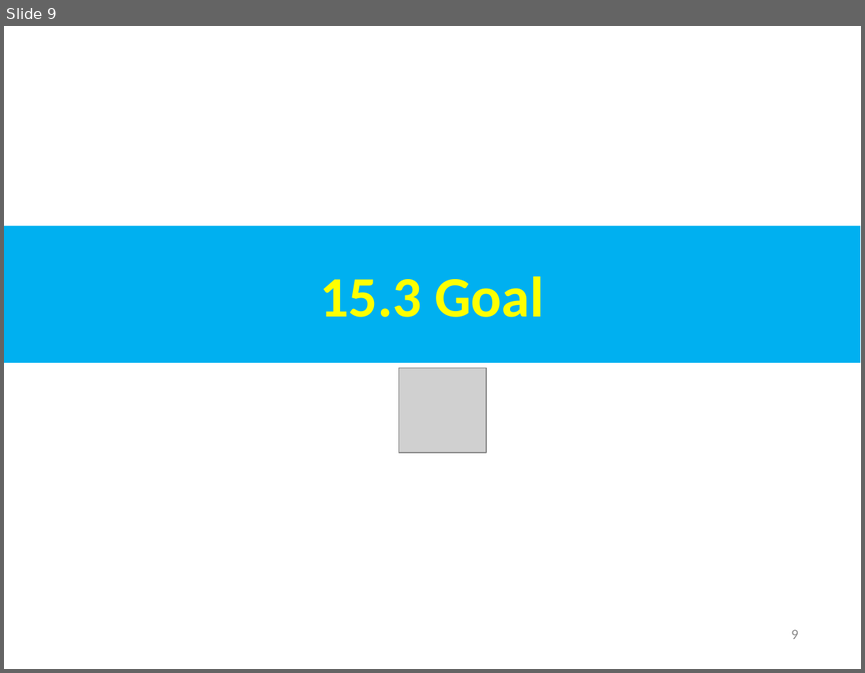
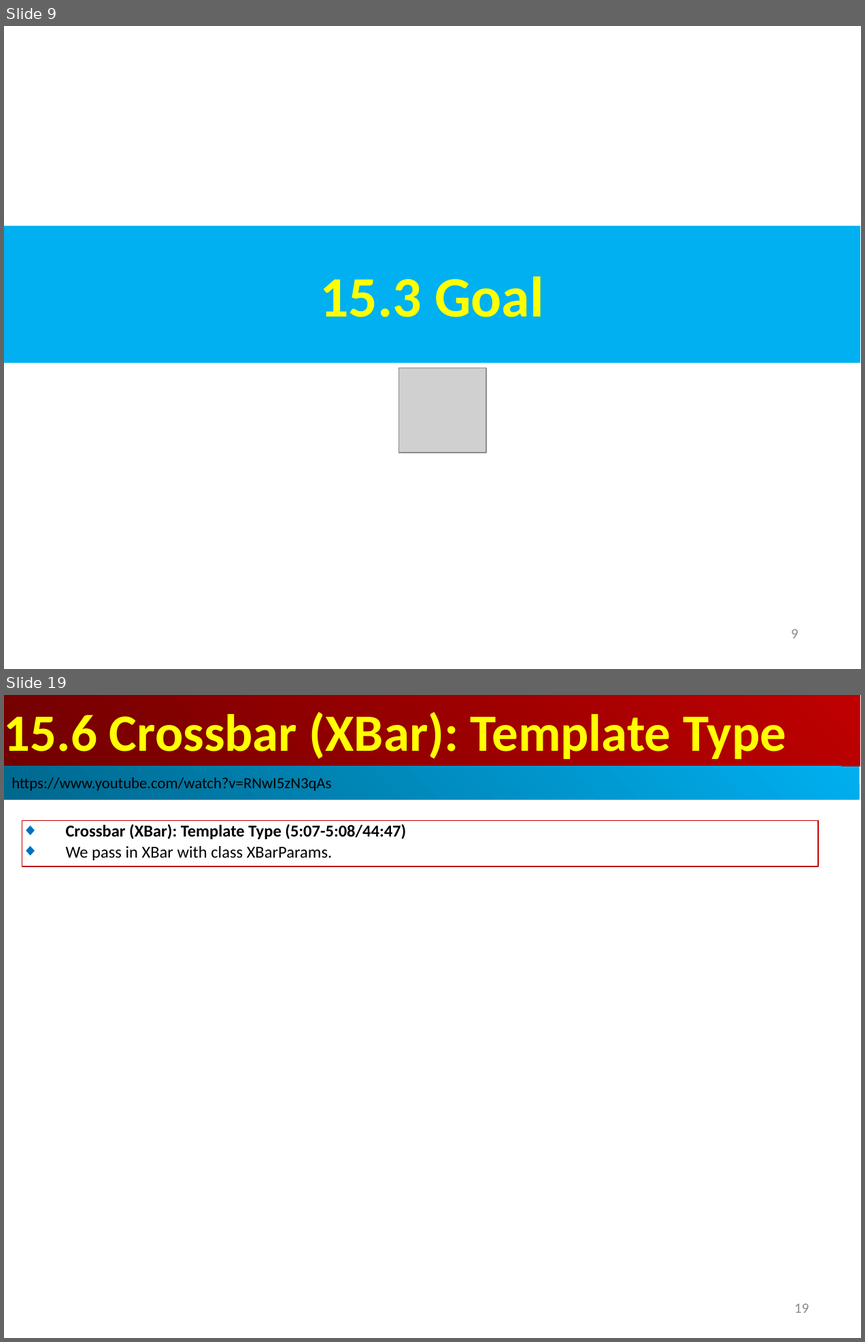
Before and after one commit to peterhchen/AIU_CS800_Chisel, a slide deck: 500_UCSC_HWD/015_Network/000_Video/015.Network.ppt. Shown one above the other, each under a label of ours: slide 9 before the commit, slides 9 and 19 after it; the slides between them are not shown. The pictures are 865x673 and 865x1342 pixels, drawn with LibreOffice and Linux fonts; fonts in the diff are those of the drawing; grey boxes stand for pictures. Boxes give left, top, right and bottom in pixels: in the first picture for what was removed or moved away, otherwise in the second. Text is boxed around its words. In the diff, an @@ line names an element or a change of style, - is before the commit and + after.

```diff
--- a/500_UCSC_HWD/015_Network/000_Video/015.Network.ppt
+++ b/500_UCSC_HWD/015_Network/000_Video/015.Network.ppt
@@ slide 19 added at (4,695,861,1338), background #FFFFFF @@
@@ rectangle added at (4,695,860,766), fill gradient #BF0000 to #710000, 44 pt, text #FFFF00, bold @@
+15.6 Crossbar (XBar): Template Type
@@ rectangle added at (4,766,859,800), fill gradient #00AFEF to #00688E, 13 pt, text #000000 @@
+https://www.youtube.com/watch?v=RNwI5zN3qAs
@@ rectangle added at (22,820,818,866), outline #C00000 0.74 pt, 14 pt, text #000000, bold @@
+◆ Crossbar (XBar): Template Type (5:07-5:08/44:47)
+◆ We pass in XBar with class XBarParams.
@@ page number added at (794,1303,808,1312), 12 pt, text #8B8B8B @@
+19
```
Also in this commit, not shown: 5 slides changed, 9 other slides added, 1 slide removed.
